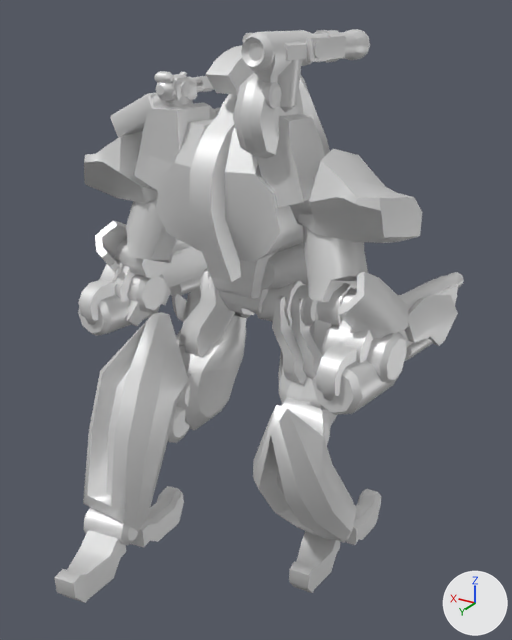
The glTF model legeshotgunmech.glb as it was, and as the next commit left it.
Before and after are seen from a 50 mm camera at (-65.6, 113.7, 108.4) aimed at (-1.9, 7.5, 55.3). The lights are fixed; the arrows at lower right show +X, +Y and +Z. The older version comes first.

Before the edit, the objects in view are built like this:
```python
ob_hip = bpy.data.objects.new('hip', me_hip)
ob_hip.location = (0.0, 0.0, 58.2)
ob_hip.rotation_euler = (0.0, 0.0, -0.0446)  # degrees (0, 0, -2.6)
ob_larmupper = bpy.data.objects.new('lArmUpper', me_larmupper)
ob_larmupper.parent = ob_torso
ob_larmupper.location = (14.98, 2.146, 1.066)
ob_larmupper.rotation_euler = (0.0, 0.0, -0.0337)  # degrees (0, 0, -1.9)
ob_lfootpivot = bpy.data.objects.new('lFootPivot', me_lfootpivot)
ob_lfootpivot.parent = ob_llowerleg
ob_lfootpivot.location = (0.349, -4.001, -26.07)
ob_lfootpivot.rotation_euler = (-0.772, 0.16, 0.116)  # degrees (-44, 9.2, 6.6)
ob_rarmupper = bpy.data.objects.new('rArmUpper', me_rarmupper)
ob_rarmupper.parent = ob_torso
ob_rarmupper.location = (-14.98, 2.146, 1.066)
ob_rarmupper.rotation_euler = (0.0, 0.0, -0.0451)  # degrees (0, 0, -2.6)
ob_rfootpivot = bpy.data.objects.new('rFootPivot', me_rfootpivot)
ob_rfootpivot.parent = ob_rlowerleg
ob_rfootpivot.location = (-0.349, -4.001, -26.07)
ob_rfootpivot.rotation_euler = (0.161, -0.0231, 0.131)  # degrees (9.2, -1.3, 7.5)
ob_rupperleg = bpy.data.objects.new('rUpperLeg', me_rupperleg)
ob_rupperleg.parent = ob_hip
ob_rupperleg.location = (-9.48, 2.51, 0.282)
ob_rupperleg.rotation_euler = (0.11, 0.0, 0.0)  # degrees (6.3, 0, 0)
# also in view: 'clusterPitchPivot' at (-8.6, 14.3, 94.1); 'torso' at (1.4, 3.4, 81.5); 'lUpperLeg' at (12.8, 5.4, 46.2); 'lLowerLeg' at (16.4, 21.3, 33.0); 'lArmGun' at (26.4, -4.8, 60.0)
```
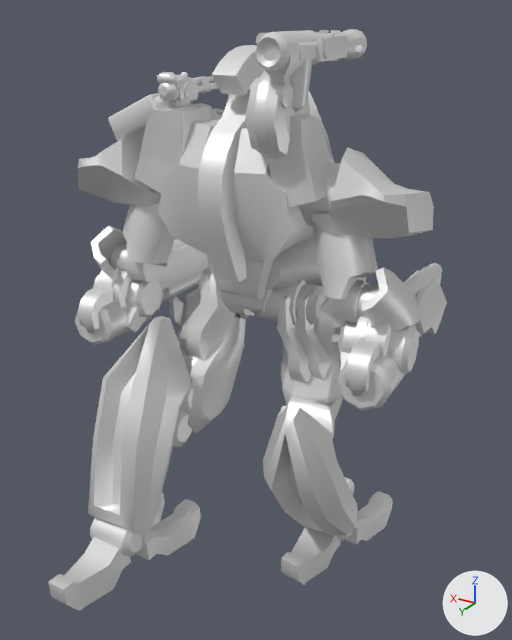
What the commit changed:
Object 'hip' (ob_hip) turns from (0, 0, -2.6) to (0, 0, 2.6) degrees about x, y and z.
Object 'lFootPivot' (ob_lfootpivot) turns from (-44, 9.2, 6.6) to (-45, -0.7, -7.8) degrees about x, y and z.
Object 'rFootPivot' (ob_rfootpivot) turns from (9.2, -1.3, 7.5) to (9.3, 0.5, -7.6) degrees about x, y and z.
Object 'lArmUpper' (ob_larmupper) turns from (0, 0, -1.9) to (0, 0, 1.9) degrees about x, y and z.
Object 'rArmUpper' (ob_rarmupper) turns from (0, 0, -2.6) to (0, 0, 2.6) degrees about x, y and z.

Changed parts and their boxes (x1, y1, x2, y2) in the pictures (512 x 640 px):
'torso', turned
    before: (134, 45, 330, 299)
    after: (134, 45, 334, 299)
'lLowerLeg', turned
    before: (83, 312, 191, 531)
    after: (88, 316, 194, 538)
'rArmGun', turned
    before: (312, 272, 464, 415)
    after: (332, 263, 447, 410)
'rArmUpper', turned
    before: (289, 149, 422, 302)
    after: (298, 147, 434, 299)
'rLowerLeg', turned
    before: (253, 397, 357, 540)
    after: (263, 396, 358, 535)
'lArmGun', turned
    before: (78, 220, 207, 336)
    after: (75, 225, 208, 345)
'lUpperLeg', turned
    before: (172, 267, 250, 431)
    after: (169, 267, 249, 434)
'rUpperLeg', turned
    before: (272, 285, 337, 425)
    after: (277, 283, 345, 418)
'lArmUpper', turned
    before: (84, 131, 176, 263)
    after: (78, 132, 175, 267)
'clusterPitchPivot', turned
    before: (233, 73, 304, 158)
    after: (245, 71, 310, 158)
'lBackFoot', turned
    before: (54, 530, 126, 603)
    after: (48, 537, 131, 611)
'clusterSleeve', turned
    before: (242, 30, 346, 83)
    after: (255, 30, 348, 83)
'lFrontFoot', turned
    before: (131, 486, 184, 547)
    after: (136, 493, 201, 560)
'rArmPin', turned
    before: (317, 341, 357, 401)
    after: (346, 337, 380, 397)
'rBackFoot', turned
    before: (289, 531, 340, 593)
    after: (281, 526, 341, 585)
'clusterHeadingPivot', turned
    before: (278, 42, 307, 112)
    after: (289, 41, 317, 112)
'hip', turned
    before: (208, 281, 305, 326)
    after: (208, 280, 314, 325)
'clusterBarrel', turned
    before: (241, 29, 370, 67)
    after: (256, 29, 367, 67)
'rFrontFoot', turned
    before: (345, 489, 381, 545)
    after: (344, 477, 393, 545)
'lFootPivot', turned
    before: (84, 507, 138, 546)
    after: (90, 517, 143, 557)
'missileBattery', turned
    before: (110, 93, 193, 137)
    after: (108, 93, 172, 141)
'lArmPin', turned
    before: (78, 279, 168, 325)
    after: (78, 286, 115, 334)
'aaMinigunBarrel', turned
    before: (155, 76, 214, 102)
    after: (158, 76, 219, 103)
'aaMinigunTurret', turned
    before: (154, 71, 197, 101)
    after: (157, 72, 198, 102)
'lArmPump', turned
    before: (169, 276, 202, 296)
    after: (162, 270, 204, 301)
'aaMinigunBase', turned
    before: (163, 81, 194, 109)
    after: (165, 82, 196, 110)
'rArmPump', turned (not visible afterwards)
    before: (405, 338, 433, 361)
'rFootPivot', turned (mostly hidden)
    before: (338, 533, 351, 543)
    after: (337, 530, 353, 541)
